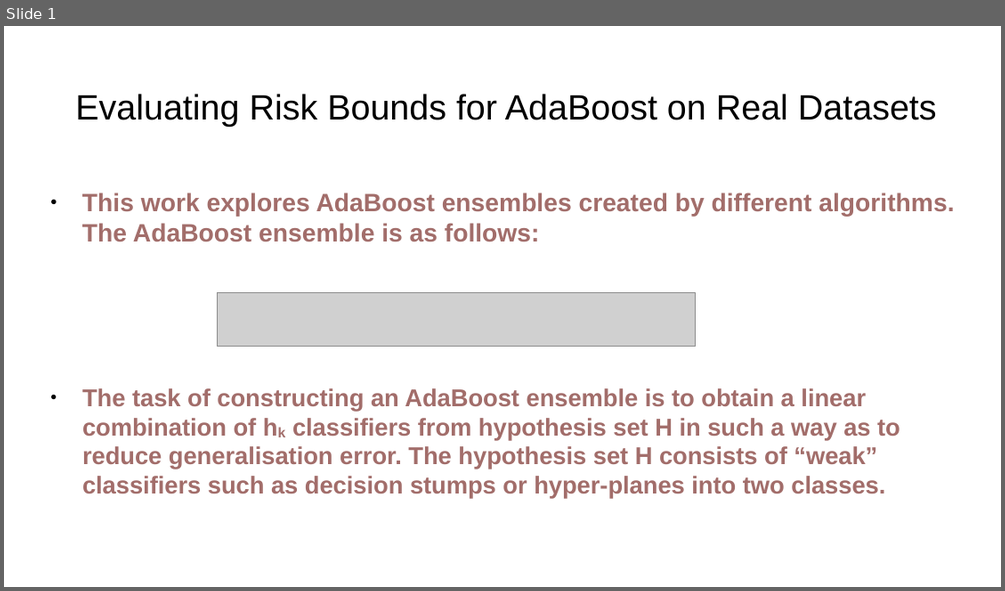
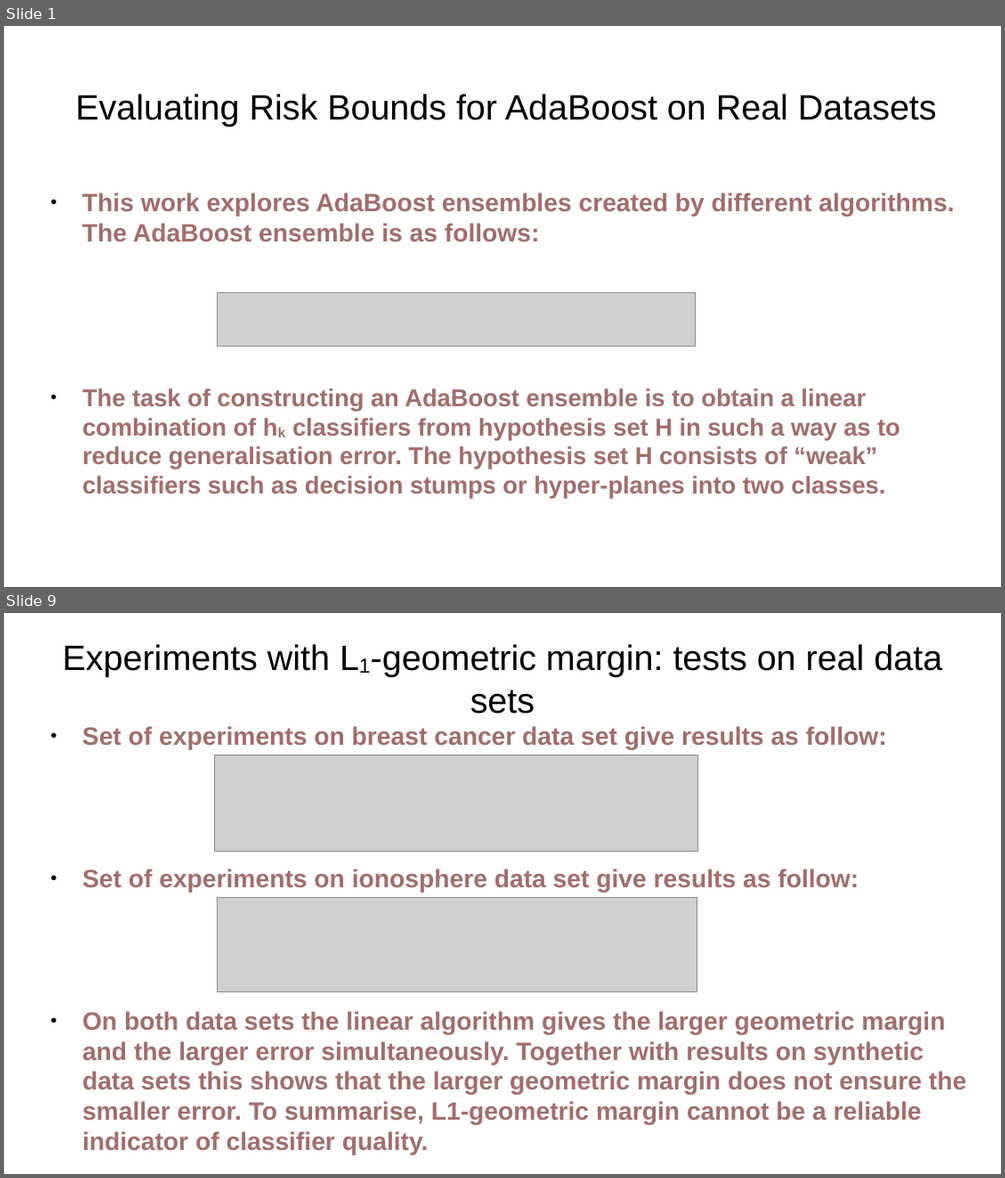
Before and after one commit to vkmbox/Ml-hse-final, a slide deck: output/presentation.pptx. Shown one above the other, each under a label of ours: slide 1 before the commit, slides 1 and 9 after it; the slides between them are not shown. The pictures are 1005x591 and 1005x1178 pixels, drawn with LibreOffice and Linux fonts; fonts in the diff are those of the drawing; grey boxes stand for pictures. Boxes give left, top, right and bottom in pixels: in the first picture for what was removed or moved away, otherwise in the second. Text is boxed around its words. In the diff, an @@ line names an element or a change of style, - is before the commit and + after.

```diff
--- a/output/presentation.pptx
+++ b/output/presentation.pptx
@@ slide 9 added at <box>4,613,1001,1174</box>, background #FFFFFF @@
@@ text added at <box>63,644,942,714</box>, 28 pt, text #000000 @@
+Experiments with L1-geometric margin: tests on real data sets
@@ text added at <box>82,726,887,750</box>, 20 pt, text #A26D6A, bold @@
+● Set of experiments on breast cancer data set give results as follow:
@@ picture added at <box>215,755,699,851</box> @@
@@ text added at <box>82,868,858,892</box>, 20 pt, text #A26D6A, bold @@
+● Set of experiments on ionosphere data set give results as follow:
@@ picture added at <box>218,898,697,992</box> @@
@@ text added at <box>82,1011,966,1155</box>, 20 pt, text #A26D6A, bold @@
+● On both data sets the linear algorithm gives the larger geometric margin and the larger error simultaneously. Together with results on synthetic data sets this shows that the larger geometric margin does not ensure the smaller error. To summarise, L1-geometric margin cannot be a reliable indicator of classifier quality.
```
Also in this commit, not shown: 12 other slides added, 1 slide removed, 1 other file.
